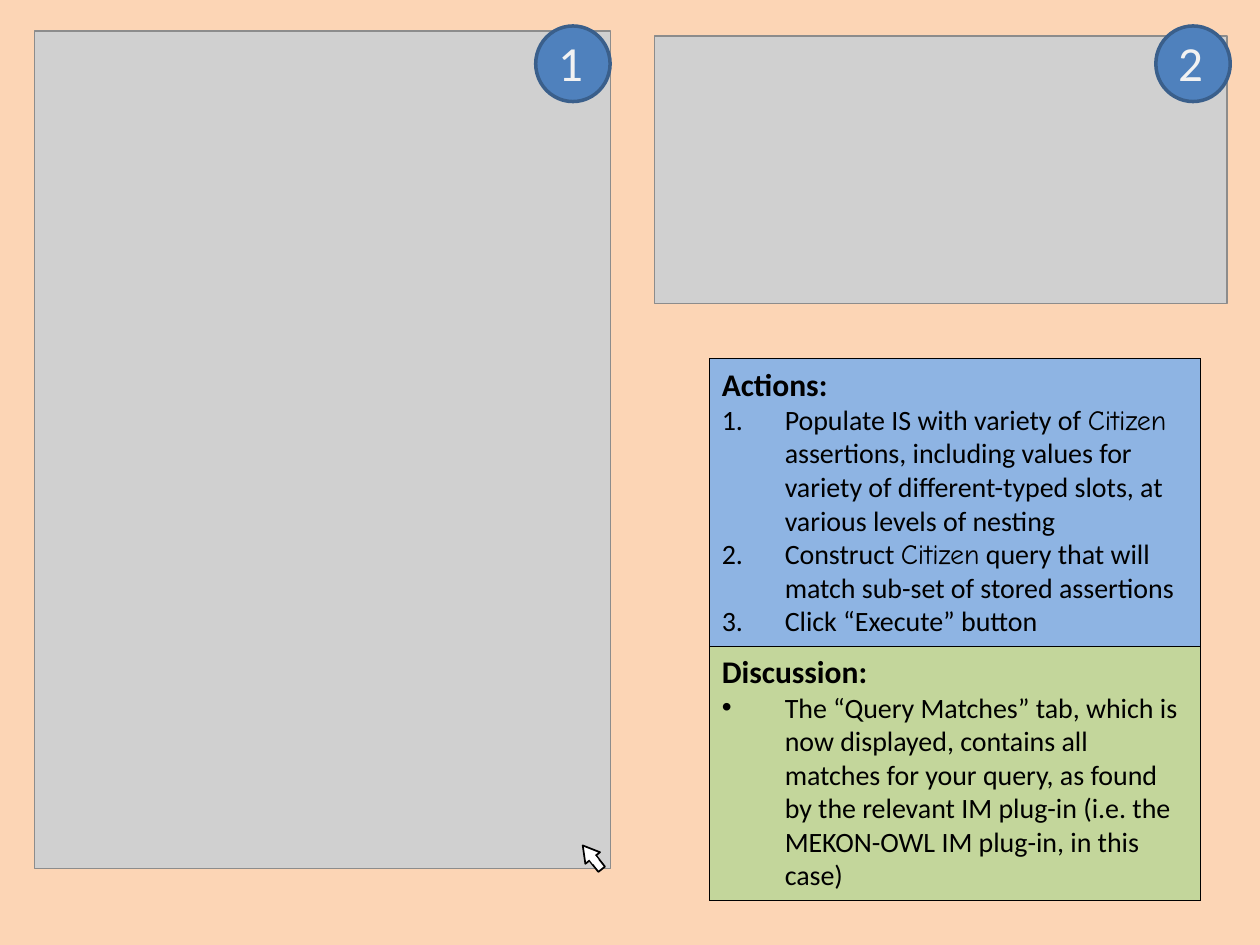
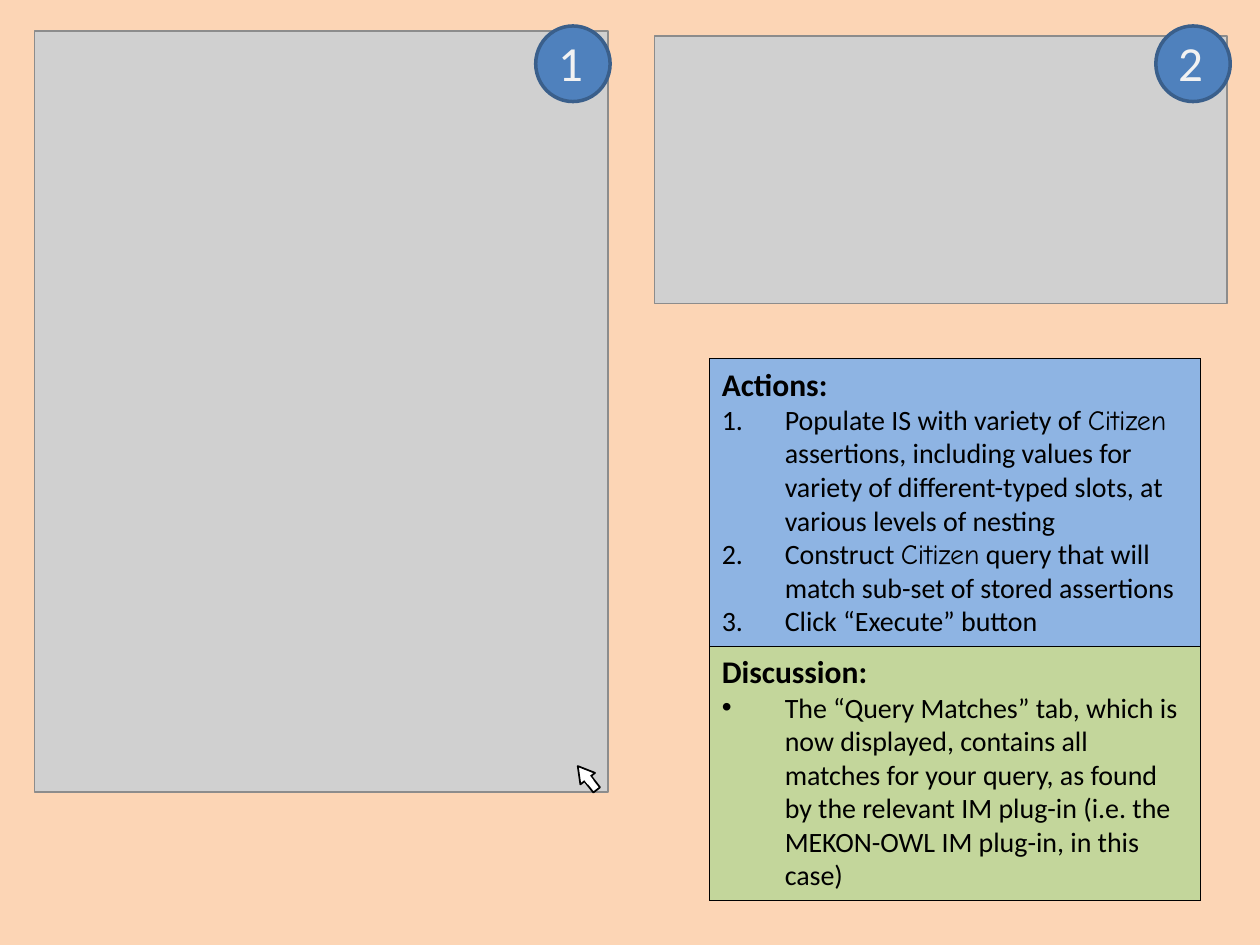
Before and after one commit to colin-puleston/mekon-hobo, a slide deck: slide 55 of docs/MEKON-HOBO Introductory Tutorial.pptx. Drawn at 1260x945 pixels with LibreOffice and Linux fonts; fonts in the diff are those of the drawing; grey boxes stand for pictures. Boxes give left, top, right and bottom in pixels: in the first picture for what was removed or moved away, otherwise in the second. Text is boxed around its words. In the diff, an @@ line names an element or a change of style, - is before the commit and + after.

```diff
--- a/docs/MEKON-HOBO Introductory Tutorial.pptx
+++ b/docs/MEKON-HOBO Introductory Tutorial.pptx
@@ picture: place and size @@
-picture at (35,32,611,869)
+picture at (35,32,609,793)
@@ 2 rectangles, 1 triangle: place and size @@
-2 rectangles, 1 triangle at (575,840,605,872)
+2 rectangles, 1 triangle at (570,761,600,792)
```
Also in this commit, not shown: 31 other slides changed.
